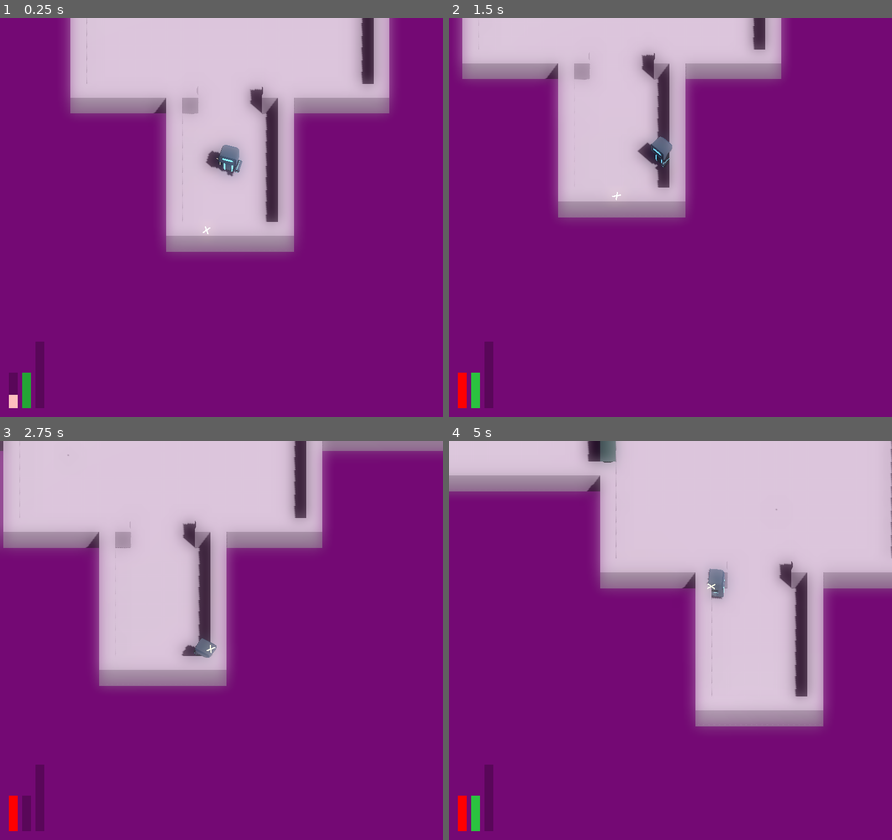
Above: before the commit, frames 1-4 (two rows, left to right).
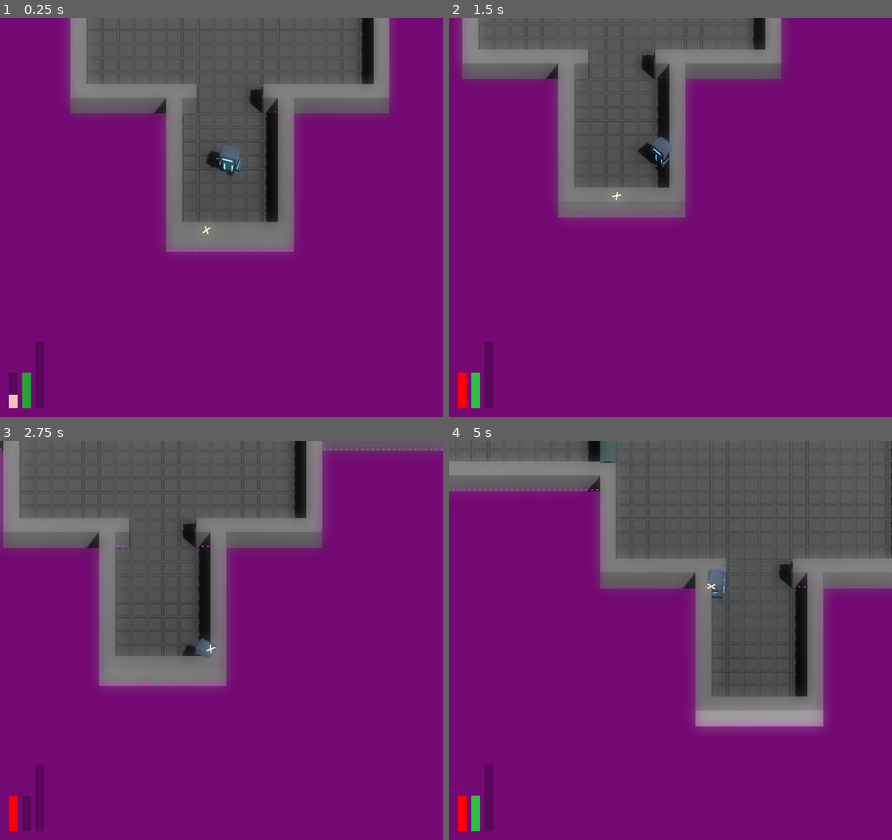
Above: after the commit, the same moments.

Repository: JackEvans24/bullet-absorb
Game: Godot game, scene res://scenes/main.tscn
Same seed, same stepped clock (60 frames per second), same inputs: the game is played once before the commit and once after it.
Inputs (mouse positions are in pixels of both pictures, inside the frame that each line leads up to):
- Up to frame 1 (0.25 s): no input
- Up to frame 2 (1.5 s): move the mouse to (767, 197) at 0.52 s; press the mouse at (767, 197) at 0.53 s; hold D (move_right) 0.53-1.28 s; move the mouse to (581, 237) at 1.27 s; release the mouse at (581, 237) at 1.28 s; hold S (move_back) from 1.28 s (still down); tap Ctrl (absorb) at 1.35 s
- Up to frame 3 (2.75 s): click (132, 660) at 1.55 s; move the mouse to (265, 552) at 2.02 s; release S (move_back) at 2.03 s; press the mouse at (265, 552) at 2.03 s; hold D (move_right) from 2.03 s (still down); tap Space (dash) at 2.1 s
- Up to frame 4 (5 s): move the mouse to (648, 720) at 2.77 s; release D (move_right) at 2.78 s; release the mouse at (648, 720) at 2.78 s; hold W (move_forward) 2.78-3.53 s; click (648, 720) at 2.85 s; move the mouse to (803, 700) at 3.52 s; press the mouse at (803, 700) at 3.53 s; hold A (move_left) from 3.53 s (still down); move the mouse to (537, 580) at 4.27 s; release the mouse at (537, 580) at 4.28 s; tap Ctrl (absorb) at 4.35 s; click (537, 580) at 4.55 s

The runs differ from the first frame. In frame 1, 27% of the frame differs, in the area x 15-88%, y 0-59%; in frame 2, 21%; in frame 3, 30%; in frame 4, 37%, in the area x 0-100%, y 0-72%.

Commit message:
feat: fire towards reticule

Diff:
--- a/prefabs/player/player.tscn
+++ b/prefabs/player/player.tscn
@@ -139,6 +139,7 @@
 [node name="Aim" type="Node" parent="."]
 script = ExtResource("10_gaav5")
 fire_point_ref = NodePath("../Pivot/FirePoint")
+aim_point_ref = NodePath("../Pivot/Reticule/Mesh")
 cooldown = 0.01
 bullet_scene = ExtResource("5_twt6l")
 fire_fail_particles_scene = ExtResource("12_d68f3")
--- a/scripts/mechanics/player/aim/player_aim.gd
+++ b/scripts/mechanics/player/aim/player_aim.gd
@@ -4,6 +4,7 @@
 signal bullet_fired
 
 @export var fire_point_ref: NodePath
+@export var aim_point_ref: NodePath
 @export var cooldown = 0.05
 @export var bullet_scene: PackedScene
 @export var fire_fail_particles_scene: PackedScene
@@ -11,6 +12,7 @@
 @onready var controller_aim: ControllerAimDirection = $ControllerAim
 @onready var mouse_aim: MouseAimDirection = $MouseAim
 @onready var fire_point: Node3D = get_node(fire_point_ref)
+@onready var aim_point: Node3D = get_node(aim_point_ref)
 var aim_service: AimDirection
 
 var aim_direction: Vector3 = Vector3.FORWARD
@@ -62,10 +64,16 @@
 	bullet.global_position = fire_point.global_position
 	bullet.initialise(fire_point.global_basis)
 
+	bullet.rotate_y(get_fire_angle())
+
 	bullet_fired.emit()
 
 	await tree.create_timer(cooldown).timeout
 	is_firing = false
+
+func get_fire_angle() -> float:
+	var reticule_direction = aim_point.global_position - fire_point.global_position
+	return aim_direction.signed_angle_to(reticule_direction.normalized(), Vector3.UP)
 
 func do_fire_failed():
 	var particles = fire_fail_particles_scene.instantiate()
